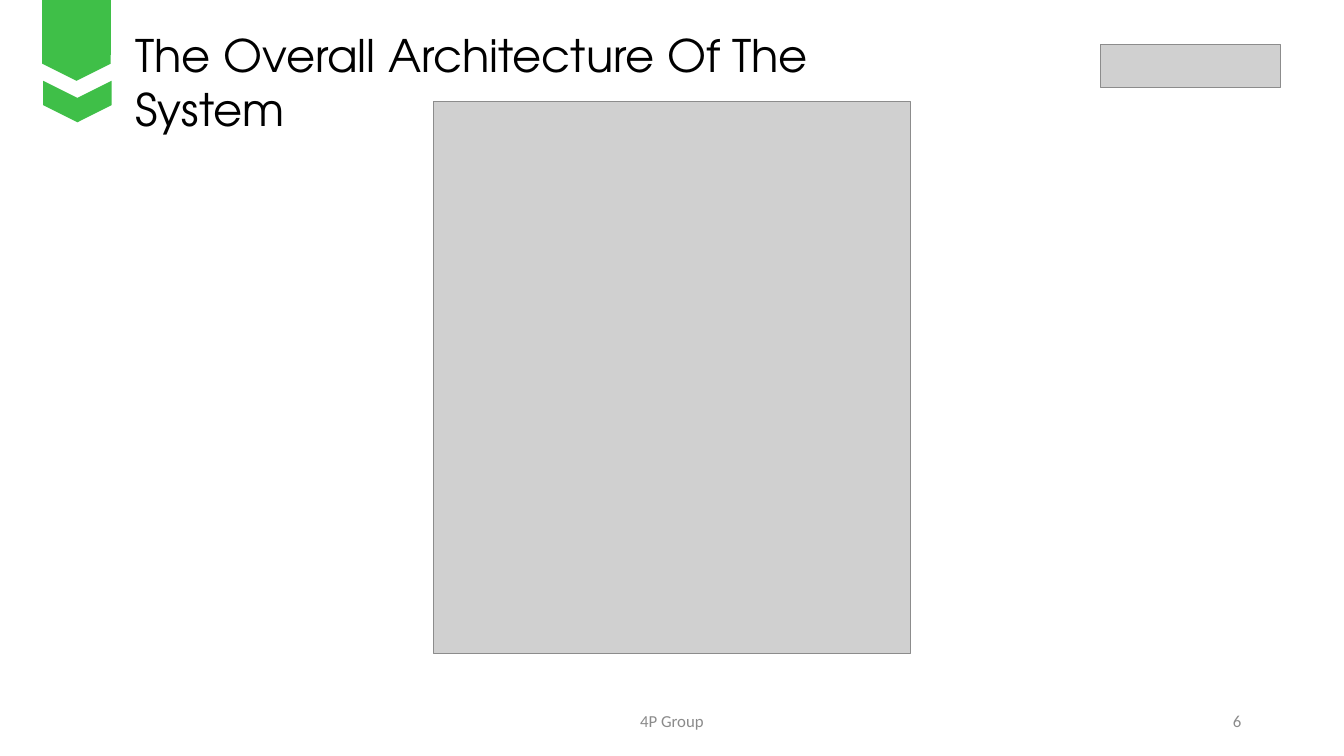
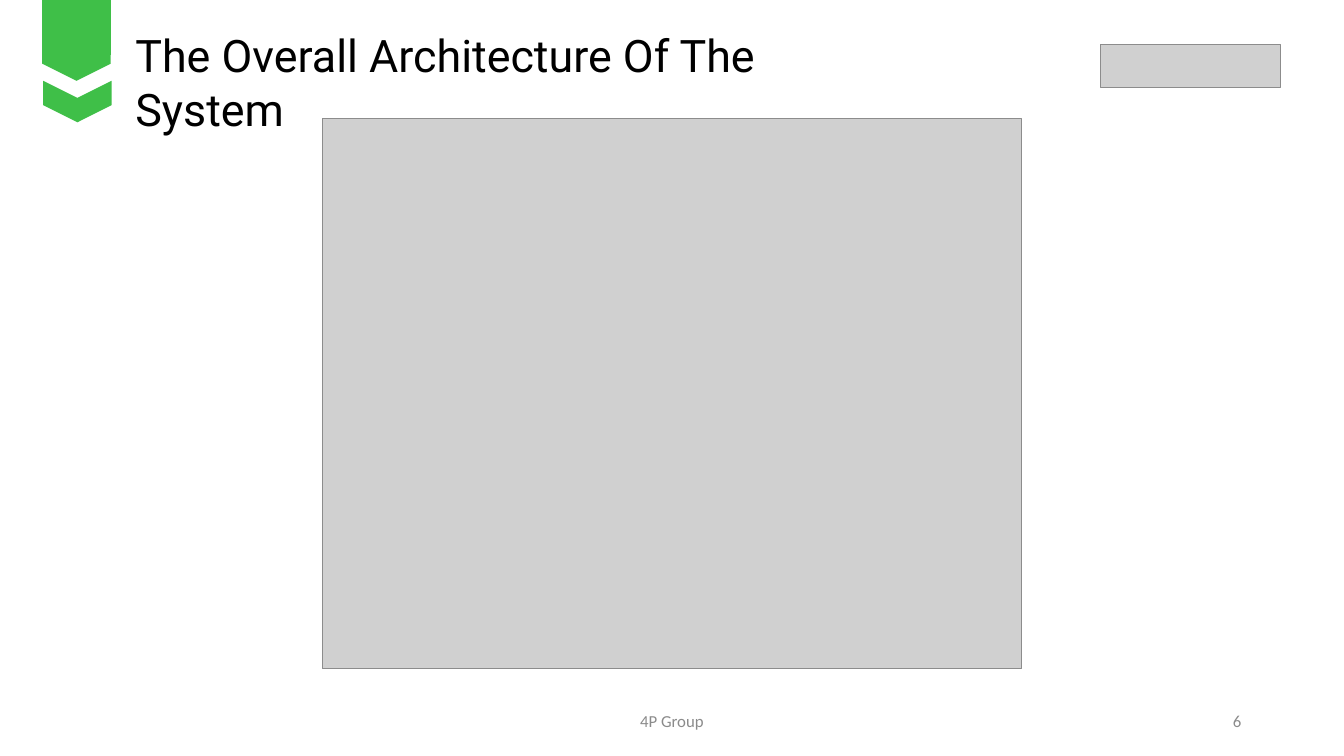
Before and after one commit to nhanntce/Fall_Group01, a slide deck: slide 6 of [Group 01][4P Food][PowerPointSWD].pptx. Drawn at 1344x756 pixels with LibreOffice and Linux fonts; fonts in the diff are those of the drawing; grey boxes stand for pictures. Boxes give left, top, right and bottom in pixels: in the first picture for what was removed or moved away, otherwise in the second. Text is boxed around its words. In the diff, an @@ line names an element or a change of style, - is before the commit and + after.

```diff
--- a/[Group 01][4P Food][PowerPointSWD].pptx
+++ b/[Group 01][4P Food][PowerPointSWD].pptx
@@ text "The Overall Architecture Of The ..." at [135,38,755,136]: font TeX Gyre Adventor to Roboto @@
@@ picture: place and size @@
-picture at [434,102,910,654]
+picture at [323,119,1022,669]
```
Also in this commit, not shown: 12 other slides changed, 13 other files.
